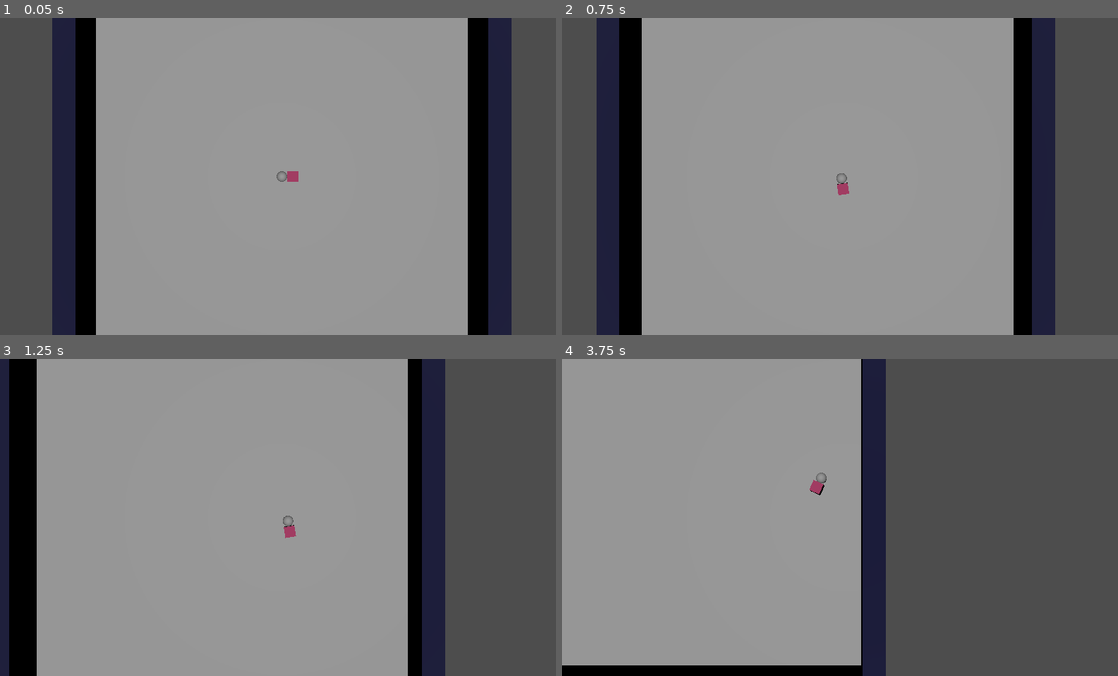
Above: before the commit, frames 1-4 (two rows, left to right).
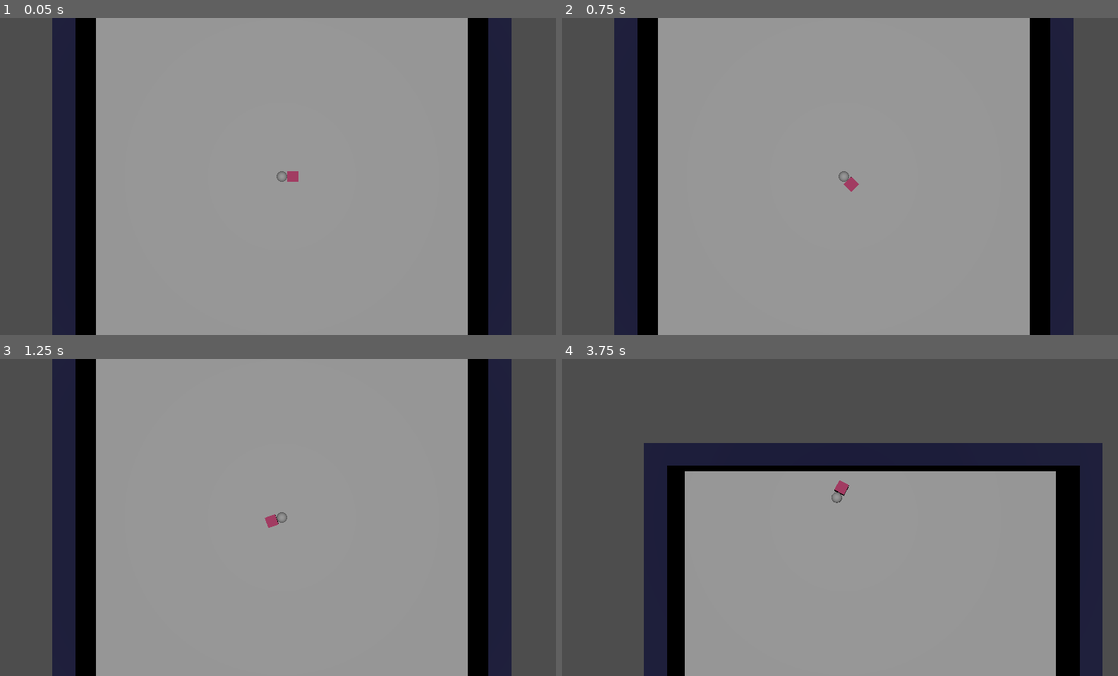
Above: after the commit, the same moments.

Repository: karstenpedersen/robo-blocks
Game: Godot game, scene res://src/scenes/game-scenes/tobias-world.tscn
The game is run twice, just before and just after one commit, with the same random seed, the same clock (stepped at 60 frames per second) and the same inputs. The project has no main scene, so this scene is started directly.
Inputs (mouse positions are in pixels of both pictures, inside the frame that each line leads up to):
- Up to frame 1 (0.05 s): no input
- Up to frame 2 (0.75 s): tap Enter at 0.5 s; move the mouse to (967, 160) at 0.52 s; hold D (move_right) from 0.53 s (still down); hold Shift (sprint) from 0.53 s (still down)
- Up to frame 3 (1.25 s): keep holding D (move_right); keep holding Shift (sprint)
- Up to frame 4 (3.75 s): move the mouse to (728, 533) at 1.27 s; release D (move_right) at 1.28 s; release Shift (sprint) at 1.28 s; hold S (move_down) 1.28-2.03 s; tap Shift (sprint) at 1.35, 2.85 s; move the mouse to (901, 447) at 2.02 s; hold D (move_right) 2.03-2.78 s; hold Shift (sprint) 2.03-2.78 s; move the mouse to (817, 580) at 2.77 s; hold W (move_up) 2.78-3.53 s; move the mouse to (1012, 565) at 3.52 s; hold A (move_left) from 3.53 s (still down); hold Shift (sprint) from 3.53 s (still down)

Frame 1 is identical in both runs. In frame 2, 19% of the frame differs, in the area x 6-93%, y 0-100%; in frame 3, 36%; in frame 4, 67%, in the area x 0-98%, y 0-100%.

Commit message:
Add tank like movement that is smooth and configurable

Diff:
--- a/src/entities/player/player.gd
+++ b/src/entities/player/player.gd
@@ -1,52 +1,40 @@
 extends CharacterBody3D
 
 @export var speed = 10
-@export var accel = 70
-const FRICTION = 70
+@export var accel = 20
+@export var friction = 10
 
-var target_velocity = Vector3.ZERO
+var velocity_1d = 0.0
+
+@export var rotation_speed = 4
+
+
+func get_input():
+	var input = Vector2.ZERO
+	input.x = int(Input.is_action_pressed("move_right")) - int(Input.is_action_pressed("move_left"))
+	input.y = int(Input.is_action_pressed("move_down")) - int(Input.is_action_pressed("move_up"))
+	return input
 
 
 func player_movement(input, delta):
-	if input:
-		velocity = velocity.move_toward(input * speed, delta * accel)
+	# NOTE: We don't want the input to be normalized
+	# as that will slow us down while turning
+	if input.y != 0:
+		# Forward and backwards movement
+		velocity_1d = lerp(velocity_1d, input.y * speed, delta * accel)
+		#velocity = velocity.move_toward(direction * speed, delta * accel)
 	else:
-		velocity = velocity.move_toward(Vector3(0,0,0), delta * FRICTION)
+		#velocity = velocity.move_toward(Vector3.ZERO, delta * friction)
+		velocity_1d = lerp(velocity_1d, 0.0, delta * friction)
+
+	var direction = transform.basis.z.normalized()
+	velocity = direction * velocity_1d
+	#rotation.y = lerp(rotation.y, rotation.y - input.x, delta * rotation_speed)
+	rotation.y = rotation.y - input.x * delta * rotation_speed
+
 
 func _physics_process(delta):
-	var input = Input.get_vector("move_left","move_right","move_up","move_down")
-	input = Vector3(input.x, 0, input.y)
+	#var input = Input.get_vector("move_left", "move_right", "move_up", "move_down")
+	var input = get_input()
 	player_movement(input, delta)
 	move_and_slide()
-
-
-	look_at_cursor()
-
-func look_at_cursor():
-	if Globals.camera == null:
-		return
-
-
-	var target_plane = Plane(Vector3(0, 1, 0), position.y)
-	var mouse_pos = get_viewport().get_mouse_position()
-	var ray_length = 1000
-	var from = Globals.camera.project_ray_origin(mouse_pos)
-	var to = from + Globals.camera.project_ray_normal(mouse_pos) * ray_length
-	var cursor_position_plane = target_plane.intersects_ray(from, to)
-
-	if cursor_position_plane:
-		look_at(cursor_position_plane, Vector3.UP, 0)
-
-#func _physics_process(delta: float) -> void:
-	#var direction = Vector3.ZERO
-	#
-#
-	#
-	#if direction != Vector3.ZERO:
-		#direction = direction.normalized()
-	#
-	#target_velocity.x = direction.x * speed
-	#target_velocity.z = direction.z * speed
-	#
-	#velocity = target_velocity
-	#move_and_slide()
--- a/src/scenes/game-scenes/tobias-world.tscn
+++ b/src/scenes/game-scenes/tobias-world.tscn
@@ -87,5 +87,5 @@
 [node name="Camera3D" type="Camera3D" parent="." node_paths=PackedStringArray("target")]
 transform = Transform3D(1, 0, 0, 0, -4.37114e-08, 1, 0, -1, -4.37114e-08, 0, 20, 0)
 script = ExtResource("2_j6fom")
-camera_mode = 2
+camera_mode = 1
 target = NodePath("../Player")
